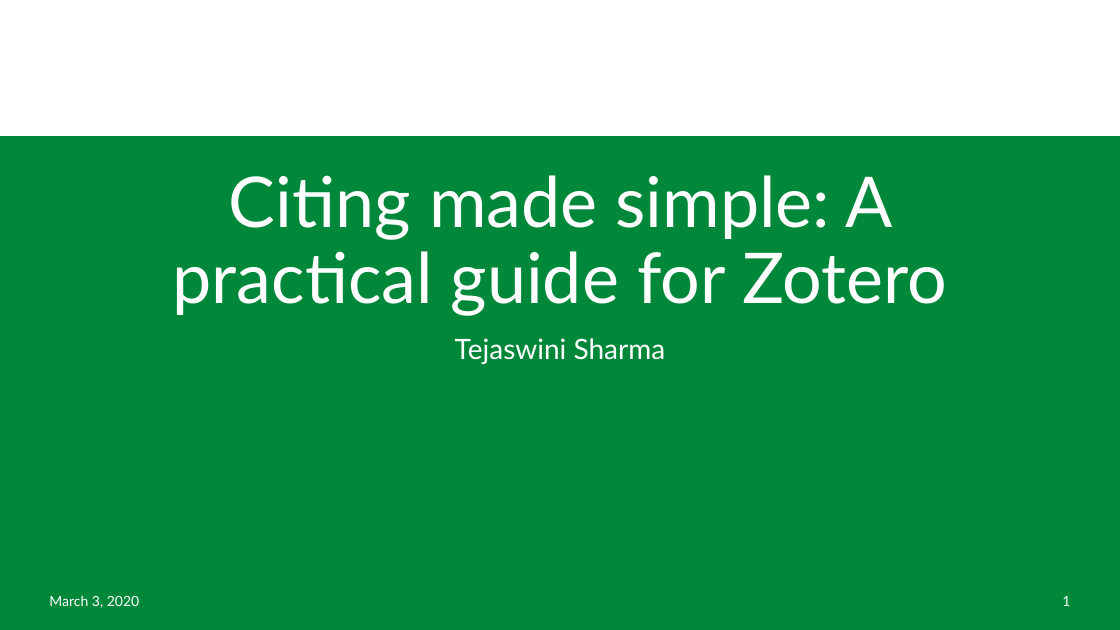
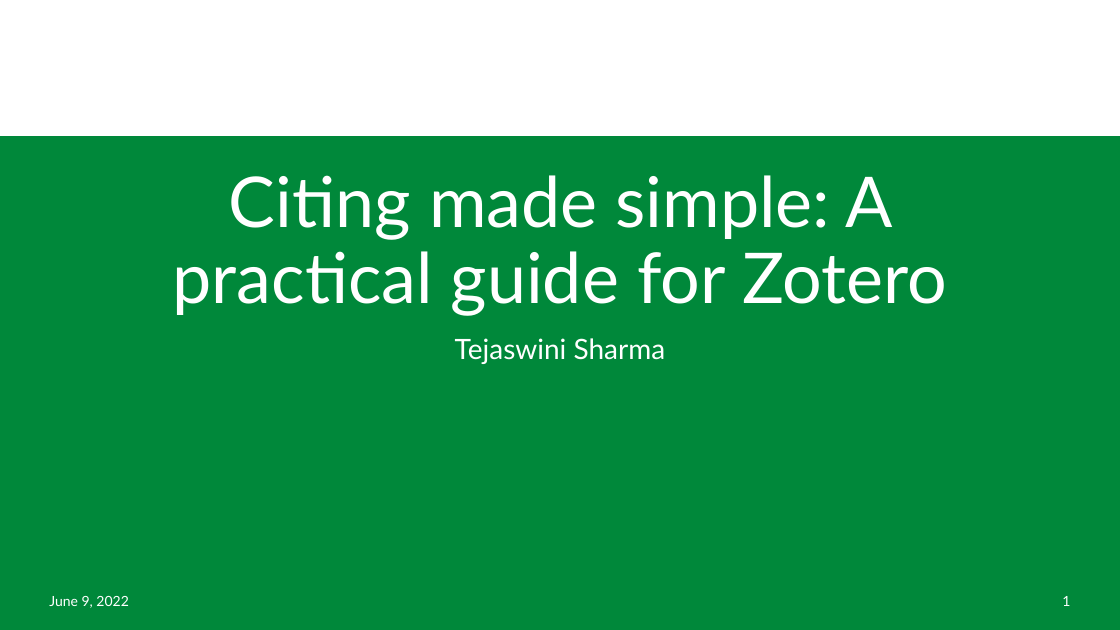
Before and after one commit to lmu-osc/train-the-trainer-test-repo-separate-slidedeck-zenodo, a slide deck: slide 1 of lmu-branded-test.pptx. Drawn at 1120x630 pixels with LibreOffice and Linux fonts; fonts in the diff are those of the drawing; background and template pictures are left out. Boxes give left, top, right and bottom in pixels: in the first picture for what was removed or moved away, otherwise in the second. Text is boxed around its words. In the diff, an @@ line names an element or a change of style, - is before the commit and + after.

```diff
--- a/lmu-branded-test.pptx
+++ b/lmu-branded-test.pptx
@@ text at [49, 596, 128, 608]: text changed @@
-March 3, 2020
+June 9, 2022
```
Also in this commit, not shown: 2 slides added, 18 other files.
